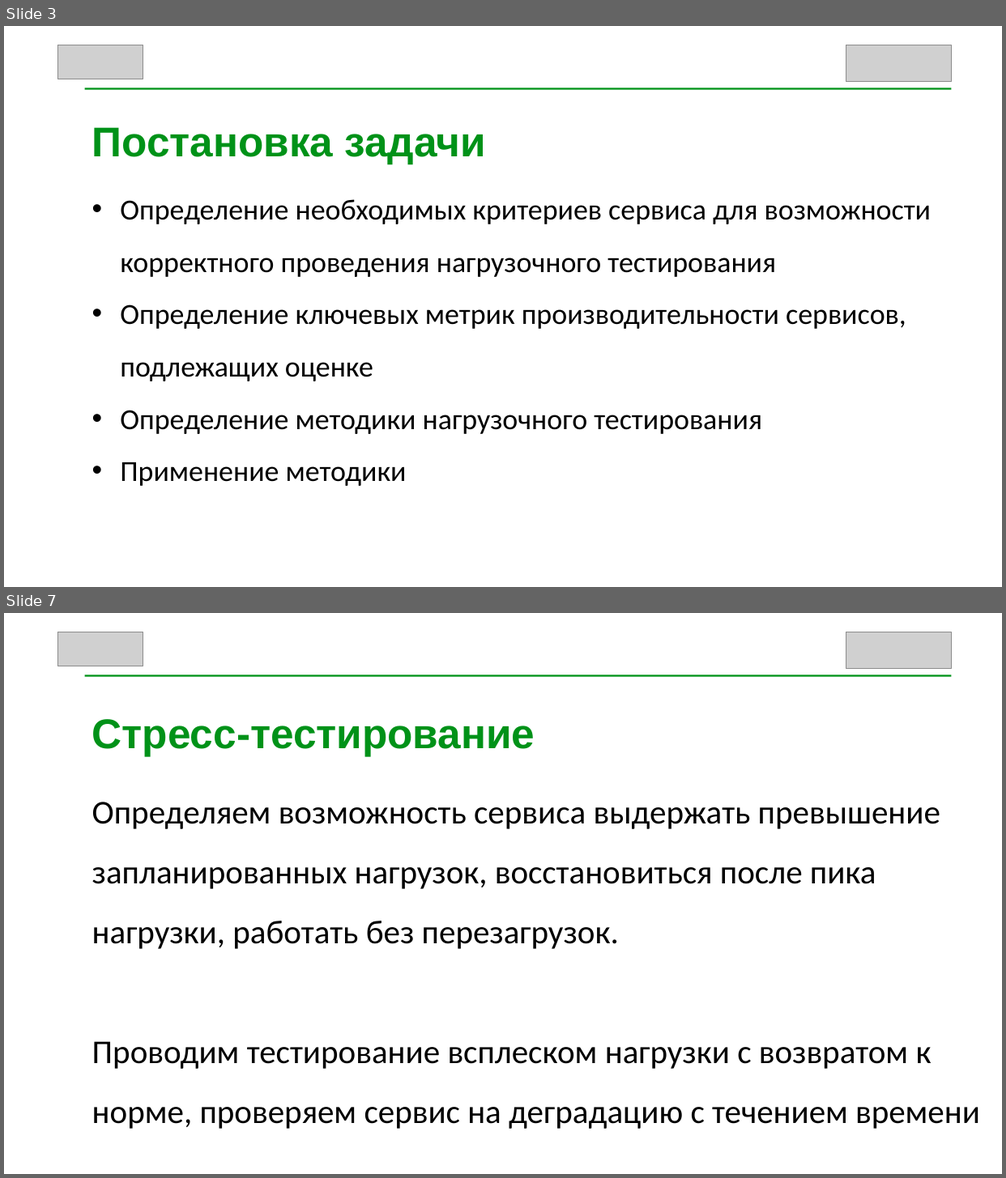
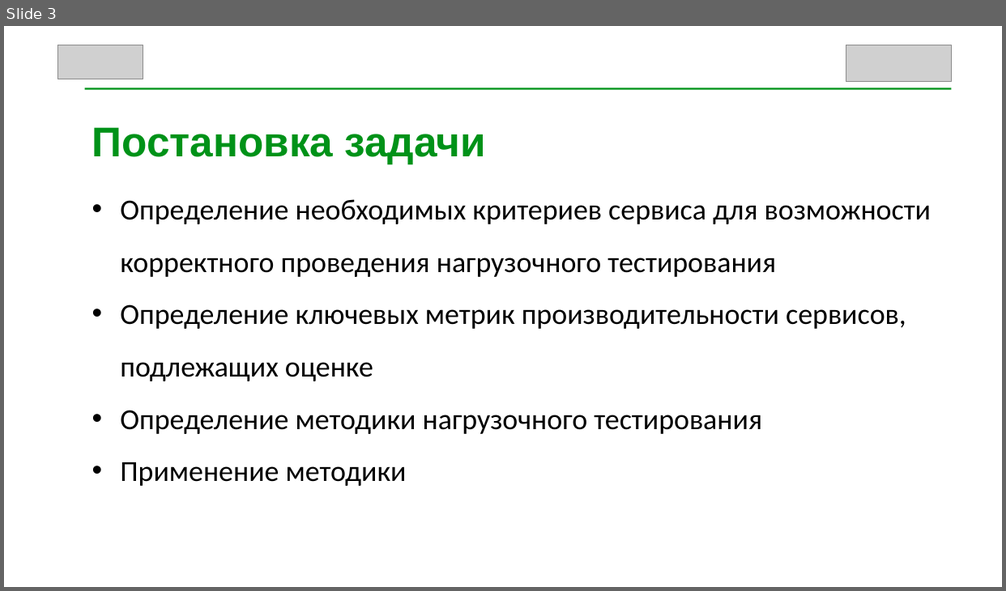
Before and after one commit to SilversShade/diplom-epta, a slide deck: Slides.pptx. Shown one above the other, each under a label of ours: slides 3 and 7 before the commit, slide 3 after it; the slides between them are not shown. The pictures are 1006x1178 and 1006x591 pixels, drawn with LibreOffice and Linux fonts; fonts in the diff are those of the drawing; grey boxes stand for pictures. Boxes give left, top, right and bottom in pixels: in the first picture for what was removed or moved away, otherwise in the second. Text is boxed around its words. In the diff, an @@ line names an element or a change of style, - is before the commit and + after.

```diff
--- a/Slides.pptx
+++ b/Slides.pptx
@@ slide 7 removed at (x1=4, y1=613, x2=1002, y2=1174), background #FFFFFF @@
@@ picture removed at (x1=57, y1=632, x2=143, y2=666) @@
@@ picture removed at (x1=846, y1=632, x2=951, y2=668) @@
@@ rectangle removed at (x1=85, y1=675, x2=952, y2=677) @@
@@ text removed at (x1=92, y1=719, x2=535, y2=756) @@
-Стресс-тестирование
@@ text removed at (x1=92, y1=802, x2=980, y2=1129) @@
-Определяем возможность сервиса выдержать превышение запланированных нагрузок, восстановиться после пика нагрузки, работать без перезагрузок.
-Проводим тестирование всплеском нагрузки с возвратом к норме, проверяем сервис на деградацию с течением времени
```
Also in this commit, not shown: 10 slides changed, 1 slide added, 11 other slides removed.
